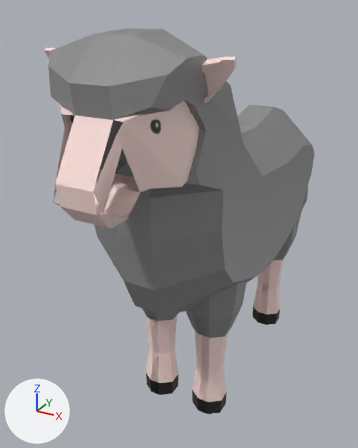
Two versions of the FBX model Matura/Assets/Prefabs/Main/Prefabs/Animals/Sheep/Sheep.fbx, one commit apart.
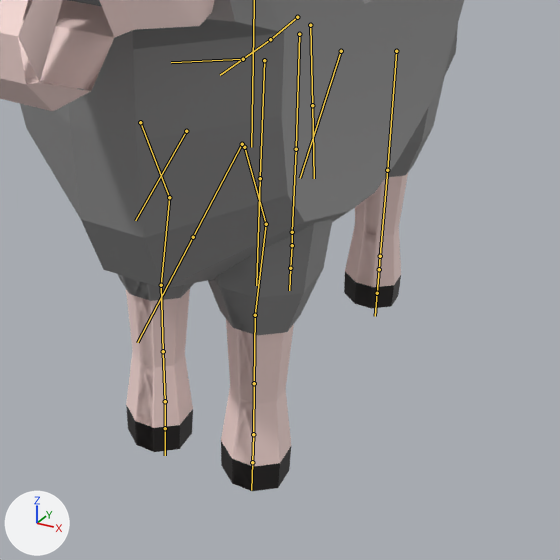
Each version is shown whole from a camera (50 mm lens) standing at (-0.07, -3.89, 1.05) and looking at (-1.71, -0.91, -0.45), then close up on the part from 24% to 100% of the width and 39% to 100% of the height. Arrows for +X, +Y and +Z are at lower left; the lights stay in place. The first two pictures are the older version. The bones that change, and the others that lie on the model, are drawn over the model as lines in the close-ups.

Names of what the first close-up shows: 'Sheep'.
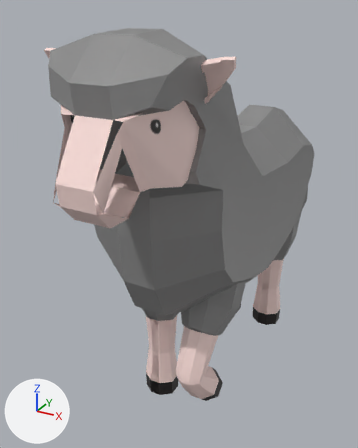
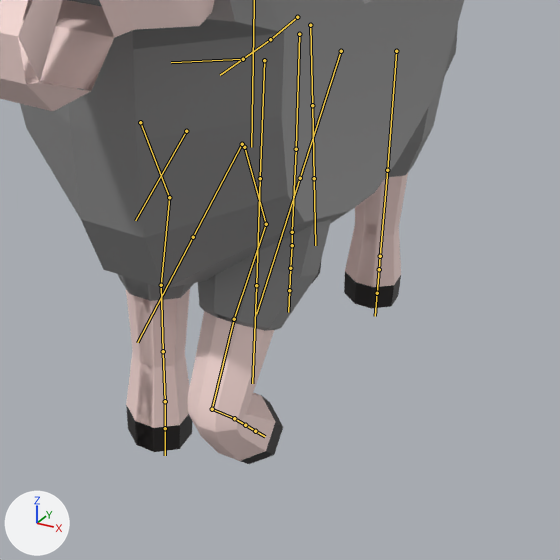
The newer file adds an action. The first version stands in its rest pose; the second is drawn at frame 20 of the action 'metarig|metarig|metarig|Walk1'.

Changed parts and their boxes (x1, y1, x2, y2) in the close-ups (560 x 560 px):
'Sheep', posed
    before: (0, 0, 464, 491)
    after: (0, 0, 464, 464)
bone 'forearm.L', root to tip
    before: (266, 224) to (255, 315)
    after: (266, 224) to (234, 319)
bone 'f_toe.L', root to tip
    before: (254, 383) to (253, 434)
    after: (212, 409) to (234, 418)

What the commit changed:
Bone 'forearm.L' (bone_forearm_l) turns from (0, 0, 0) to (32, 0, 0) degrees about its own x, y and z.
Bone 'f_toe.L' (bone_f_toe_l) turns from (0, 0, 0) to (-75, 0, 0) degrees about its own x, y and z.
